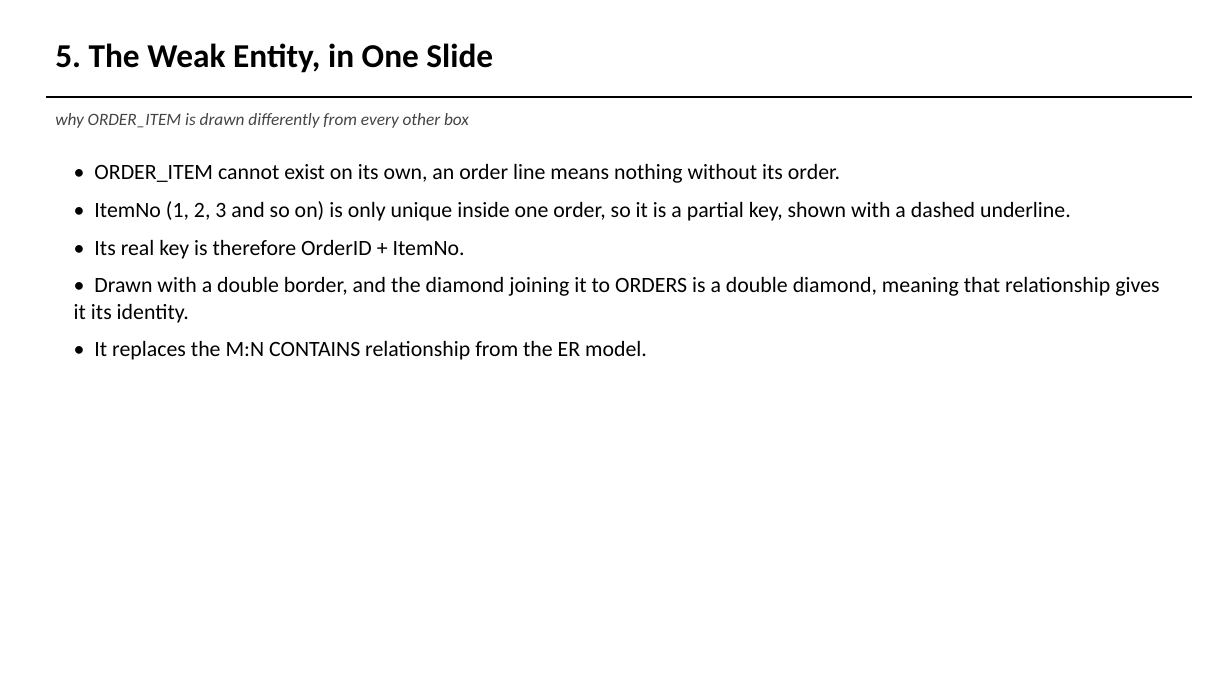
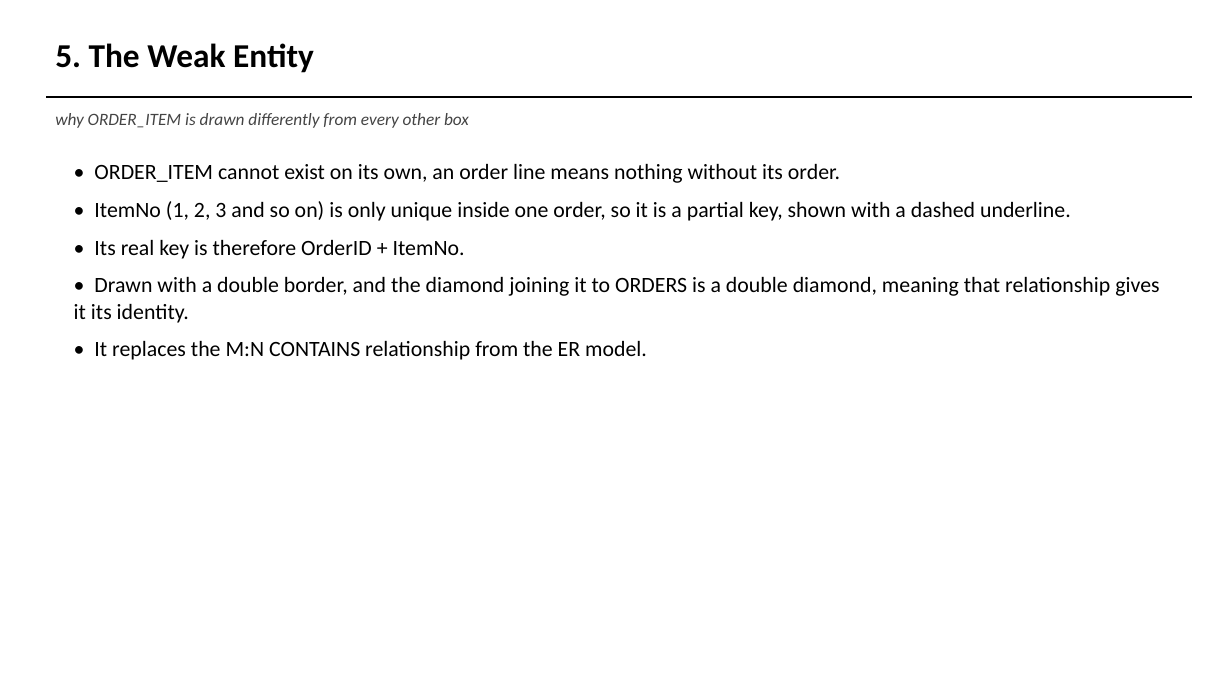
Before and after one commit to AviDhandhania/warehouse-supply-chain-dbms, a slide deck: slide 14 of presentation/DA1_Presentation.pptx (slide 11 before the commit). Drawn at 1232x693 pixels with LibreOffice and Linux fonts; fonts in the diff are those of the drawing. Boxes give left, top, right and bottom in pixels: in the first picture for what was removed or moved away, otherwise in the second. Text is boxed around its words. In the diff, an @@ line names an element or a change of style, - is before the commit and + after.

```diff
--- a/presentation/DA1_Presentation.pptx
+++ b/presentation/DA1_Presentation.pptx
@@ text at [55,43,314,73]: text changed @@
-5. The Weak Entity, in One Slide
+5. The Weak Entity
```
Also in this commit, not shown: 12 other slides changed, 3 slides added, 8 other files.
